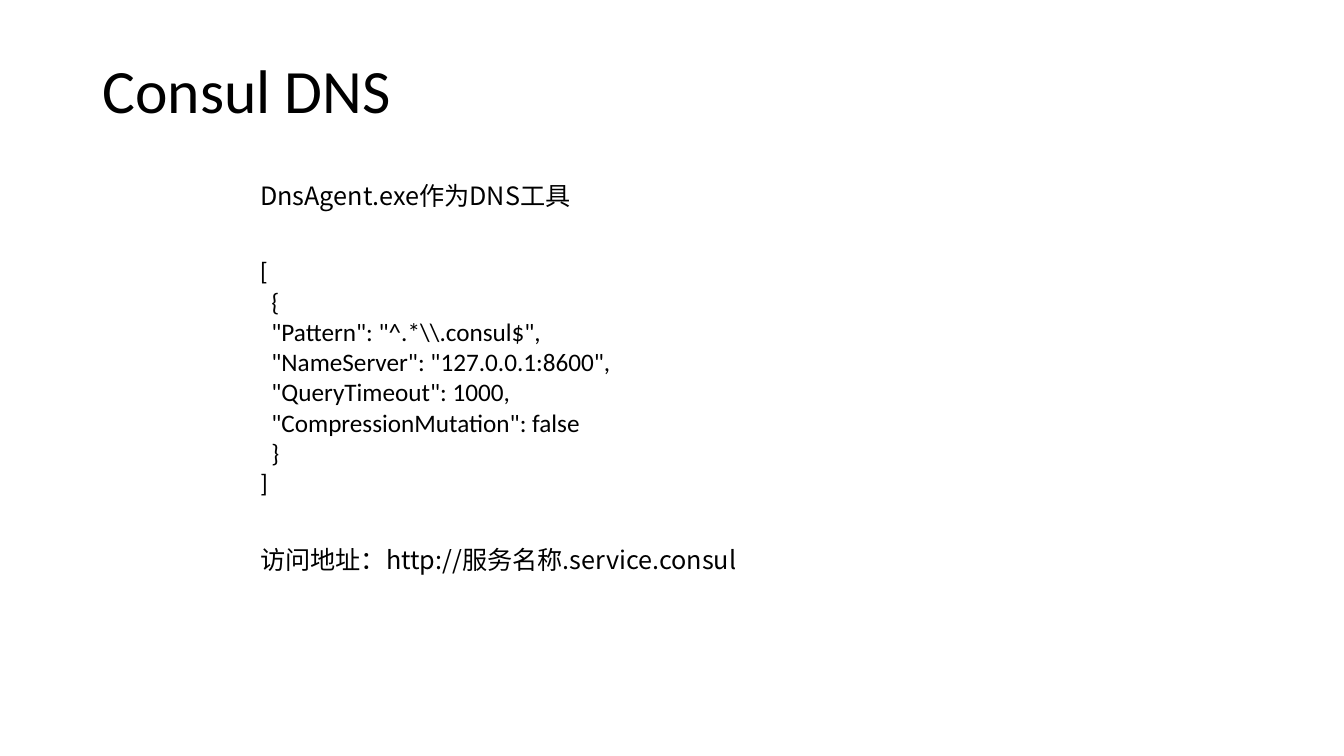
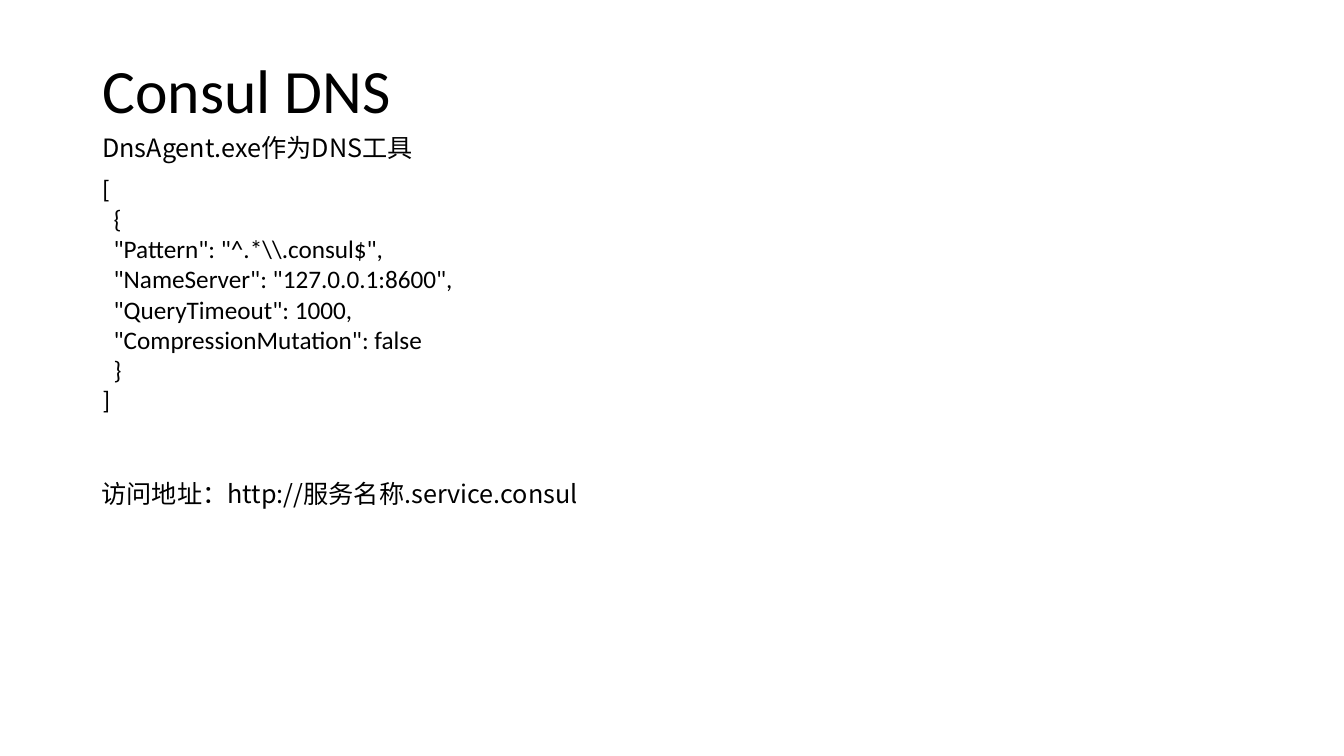
Before and after one commit to axzxs2001/HisMicroserviceSample, a slide deck: slide 26 of HisMicroserviceSample/Doc/基于.net core微服务.pptx (slide 24 before the commit). Drawn at 1344x756 pixels with LibreOffice and Linux fonts; fonts in the diff are those of the drawing; background and template pictures are left out. Boxes give left, top, right and bottom in pixels: in the first picture for what was removed or moved away, otherwise in the second. Text is boxed around its words. In the diff, an @@ line names an element or a change of style, - is before the commit and + after.

Commit message:
完善文档，调整服务项目接口。

```diff
--- a/HisMicroserviceSample/Doc/基于.net core微服务.pptx
+++ b/HisMicroserviceSample/Doc/基于.net core微服务.pptx
@@ text "DnsAgent.exe作为DNS工具": place and size @@
-text "DnsAgent.exe作为DNS工具" at box(260, 184, 570, 211)
+text "DnsAgent.exe作为DNS工具" at box(102, 136, 412, 163)
@@ text "[": place and size @@
-text "[" at box(271, 323, 610, 436)
+text "[" at box(114, 240, 453, 353)
@@ text "访问地址：http://服务名称.service.consul": place and size @@
-text "访问地址：http://服务名称.service.consul" at box(260, 547, 736, 575)
+text "访问地址：http://服务名称.service.consul" at box(101, 481, 577, 509)
```
Also in this commit, not shown: 8 other slides changed, 5 slides added, 3 slides removed, 3 other files.
